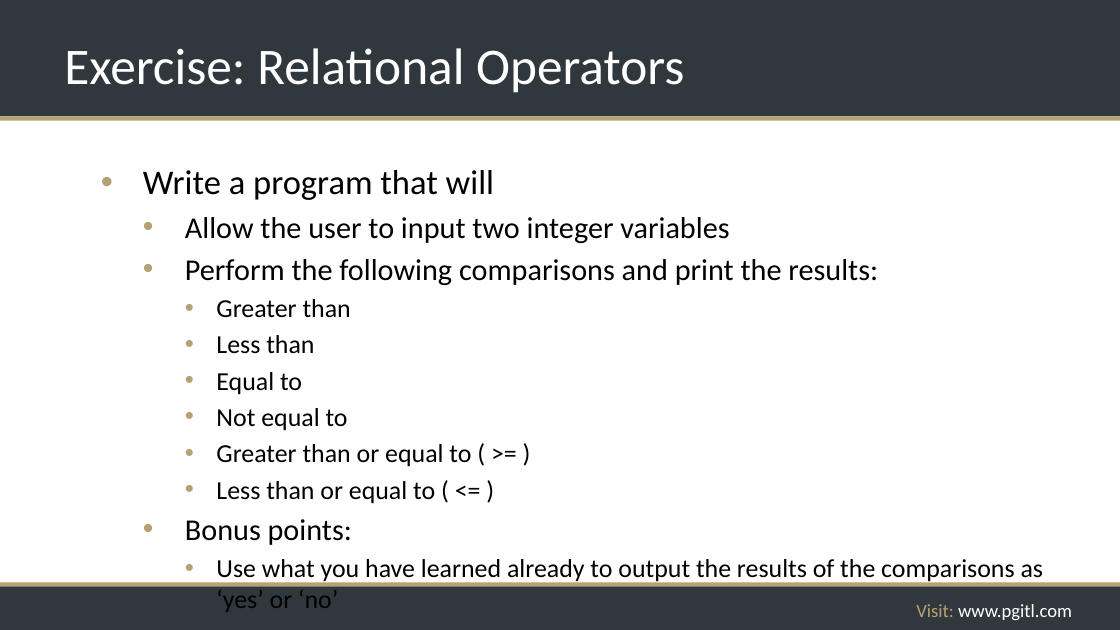
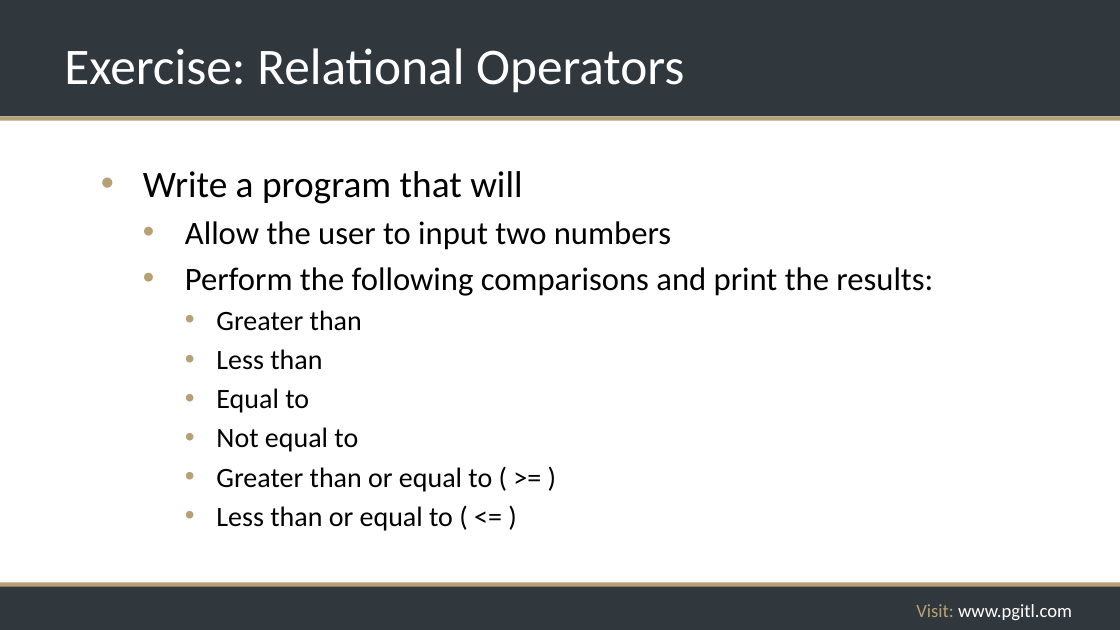
Before and after one commit to rikkouri/project-a, a slide deck: slide 72 of Programming Foundations.pptx (slide 73 before the commit). Drawn at 1120x630 pixels with LibreOffice and Linux fonts; fonts in the diff are those of the drawing; background and template pictures are left out. Boxes give left, top, right and bottom in pixels: in the first picture for what was removed or moved away, otherwise in the second. Text is boxed around its words. In the diff, an @@ line names an element or a change of style, - is before the commit and + after.

```diff
--- a/Programming Foundations.pptx
+++ b/Programming Foundations.pptx
@@ text at box(143, 171, 933, 531): size 29.6 to 32 pt in "Write a program that will"; size 25.9 to 28 pt in "Perform the following comparisons and print the ..."; size 22.2 to 24 pt in "Greater than", "Less than", "Equal to", "Not equal to" and 2 more places @@
@@ text at box(185, 221, 671, 250): text changed; size 25.9 to 28 pt @@
-  • Allow the user to input two integer variables
+  • Allow the user to input two numbers
@@ text at box(185, 519, 1044, 612): paragraphs removed @@
-  • Bonus points:
-    • Use what you have learned already to output the results of the comparisons as ‘yes’ or ‘no’
```
Also in this commit, not shown: 2 other slides changed, 1 slide added, 2 slides removed.
